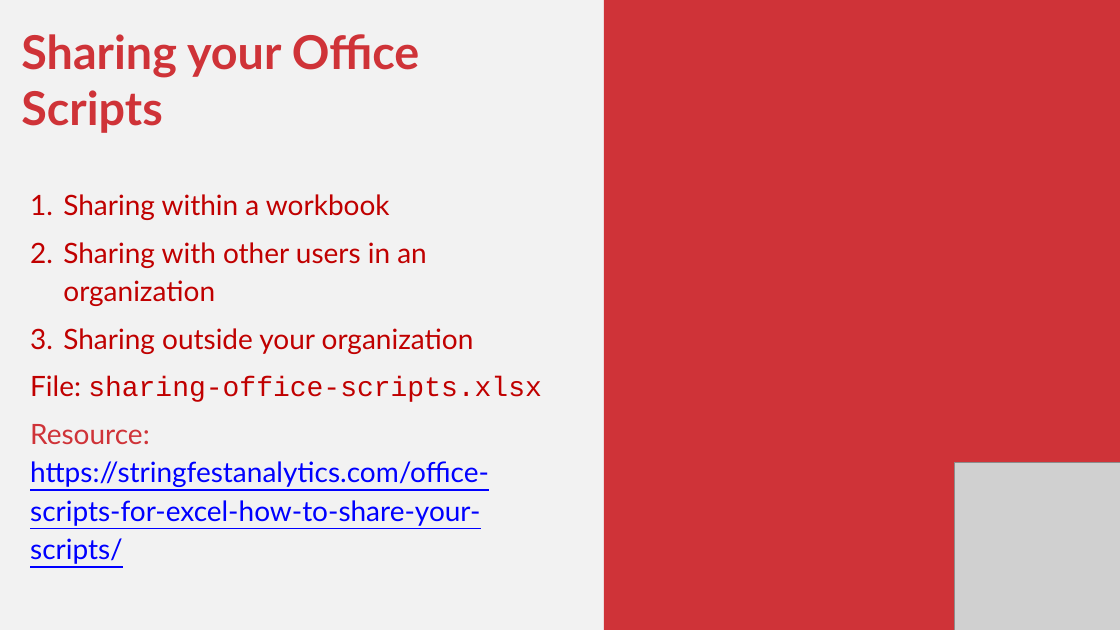
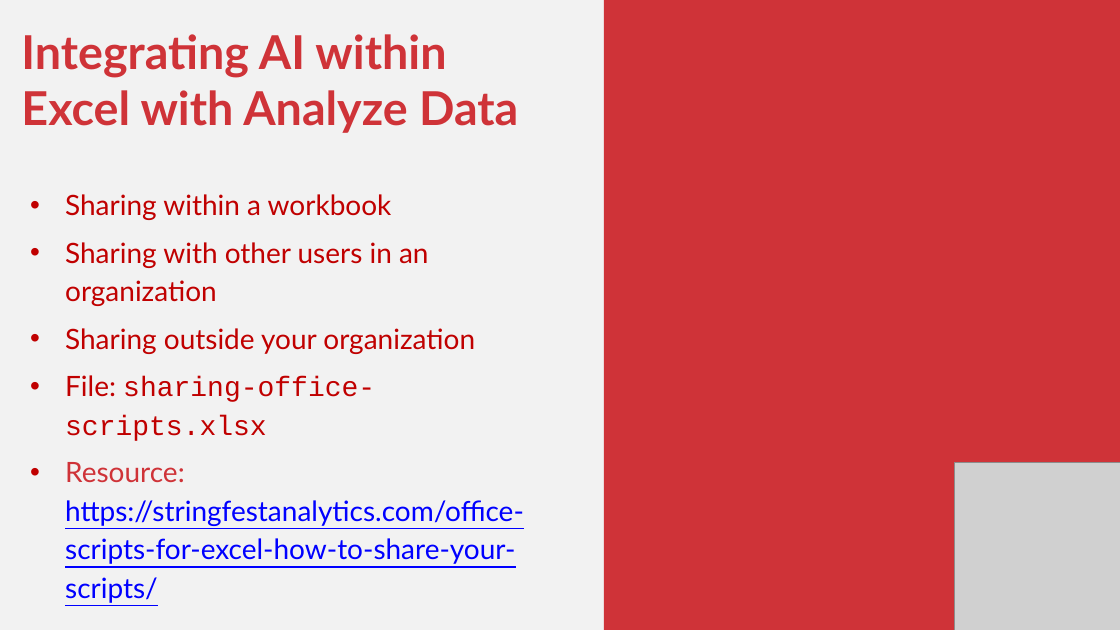
Before and after one commit to stringfestdata/gen-ai-for-excel-masterclass, a slide deck: slide 20 of gen-ai-for-excel-masterclass.pptx (slide 19 before the commit). Drawn at 1120x630 pixels with LibreOffice and Linux fonts; fonts in the diff are those of the drawing; grey boxes stand for pictures. Boxes give left, top, right and bottom in pixels: in the first picture for what was removed or moved away, otherwise in the second. Text is boxed around its words. In the diff, an @@ line names an element or a change of style, - is before the commit and + after.

```diff
--- a/gen-ai-for-excel-masterclass.pptx
+++ b/gen-ai-for-excel-masterclass.pptx
@@ text at (21, 34, 518, 133): text changed @@
-Sharing your Office Scripts
+Integrating AI within Excel with Analyze Data
@@ text at (65, 194, 524, 603): bullet 1. to •; bullet none to • @@
```
Also in this commit, not shown: 6 other slides changed, 12 slides added, 16 slides removed, 14 other files.
